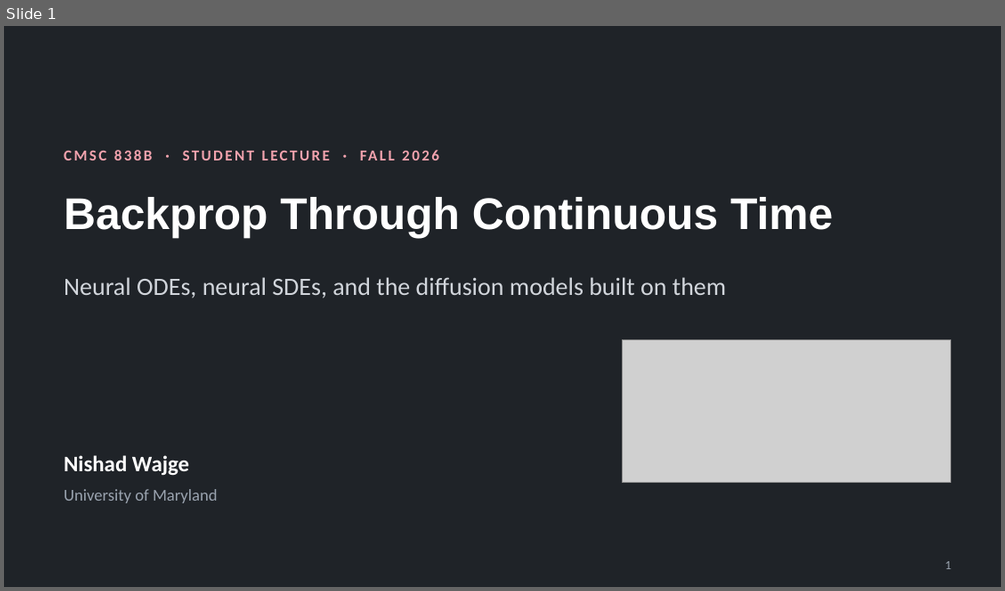
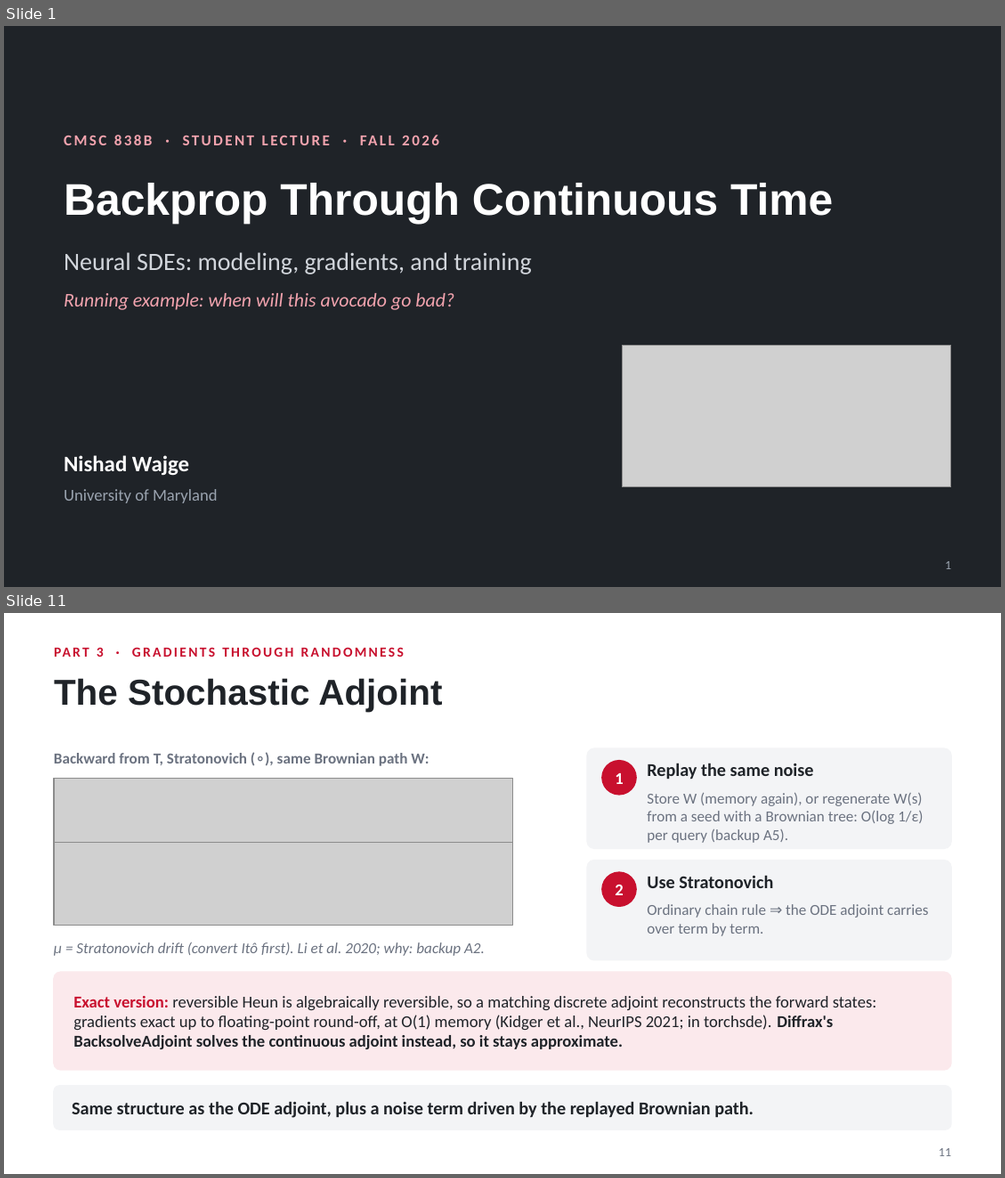
Before and after one commit to nishadw/neural-sde, a slide deck: lecture/neural_sde_lecture.pptx. Shown one above the other, each under a label of ours: slide 1 before the commit, slides 1 and 11 after it; the slides between them are not shown. The pictures are 1005x591 and 1005x1178 pixels, drawn with LibreOffice and Linux fonts; fonts in the diff are those of the drawing; grey boxes stand for pictures. Boxes give left, top, right and bottom in pixels: in the first picture for what was removed or moved away, otherwise in the second. Text is boxed around its words. In the diff, an @@ line names an element or a change of style, - is before the commit and + after.

```diff
--- a/lecture/neural_sde_lecture.pptx
+++ b/lecture/neural_sde_lecture.pptx
@@ slide 11 added at [4,613,1001,1174], background #FFFFFF @@
@@ text added at [97,648,104,657], 10 pt, text #C8102E, bold @@
+PART 3 · GRADIENTS THROUGH RANDOMNESS
@@ title added at [54,678,442,712], 26 pt, text #1F2328, bold @@
+The Stochastic Adjoint
@@ text added at [54,753,429,766], 11 pt, text #6B7280, bold @@
+Backward from T, Stratonovich (∘), same Brownian path W:
@@ rounded rectangle added at [587,748,951,848], fill #F3F4F6, outline #F3F4F6 1 pt @@
@@ ellipse added at [602,761,636,795], fill #C8102E, outline #C8102E 1 pt @@
@@ text added at [647,763,814,779], 13 pt, text #1F2328, bold @@
+Replay the same noise
@@ picture added at [54,779,512,845] @@
@@ text added at [615,773,623,784], 12 pt, text #FFFFFF, bold @@
+1
@@ text added at [647,793,922,843], 11 pt, text #6B7280 @@
+Store W (memory again), or regenerate W(s) from a seed with a Brownian tree: O(log 1/ε) per query (backup A5).
@@ picture added at [54,843,512,925] @@
@@ rounded rectangle added at [587,860,951,960], fill #F3F4F6, outline #F3F4F6 1 pt @@
@@ ellipse added at [602,872,636,906], fill #C8102E, outline #C8102E 1 pt @@
@@ text added at [647,875,773,888], 13 pt, text #1F2328, bold @@
+Use Stratonovich
@@ text added at [615,884,623,895], 12 pt, text #FFFFFF, bold @@
+2
@@ text added at [647,904,928,936], 11 pt, text #6B7280 @@
+Ordinary chain rule ⇒ the ODE adjoint carries over term by term.
@@ text added at [54,942,485,956], 11 pt, text #6B7280, italic @@
+μ = Stratonovich drift (convert Itô first). Li et al. 2020; why: backup A2.
@@ rounded rectangle added at [54,972,951,1070], fill #FBE9EC, outline #FBE9EC 1 pt @@
@@ text added at [73,996,876,1049], 12 pt, text #1F2328 @@
+Exact version: reversible Heun is algebraically reversible, so a matching discrete adjoint reconstructs the forward states: gradients exact up to floating-point round-off, at O(1) memory (Kidger et al., NeurIPS 2021; in torchsde). Diffrax's BacksolveAdjoint solves the continuous adjoint instead, so it stays approximate.
@@ rounded rectangle added at [54,1086,951,1129], fill #F3F4F6, outline #F3F4F6 1 pt @@
@@ text added at [72,1101,753,1118], 13 pt, text #1F2328, bold @@
+Same structure as the ODE adjoint, plus a noise term driven by the replayed Brownian path.
@@ page number added at [938,1148,951,1156], 9 pt, text #6B7280 @@
+11
@@ slide 1 changed as well @@
@@ text "CMSC 838B · STUDENT LECTURE ...": place and size @@
-text "CMSC 838B · STUDENT LECTURE ..." at [64,145,941,176]
+text "CMSC 838B · STUDENT LECTURE ..." at [64,131,941,160]
@@ text "Backprop Through Continuous Time": place and size @@
-text "Backprop Through Continuous Time" at [64,197,833,239]
+text "Backprop Through Continuous Time" at [64,183,833,224]
@@ text at [64,252,531,274]: text changed @@
-Neural ODEs, neural SDEs, and the diffusion models built on them
+Neural SDEs: modeling, gradients, and training
@@ text added at [64,293,454,310], 14 pt, text #F2A3AE, italic @@
+Running example: when will this avocado go bad?
@@ picture: place and size @@
-picture at [622,340,951,483]
+picture at [622,345,951,488]
```
Also in this commit, not shown: 4 other slides changed, 20 other slides added, 12 slides removed, 4 other files.
